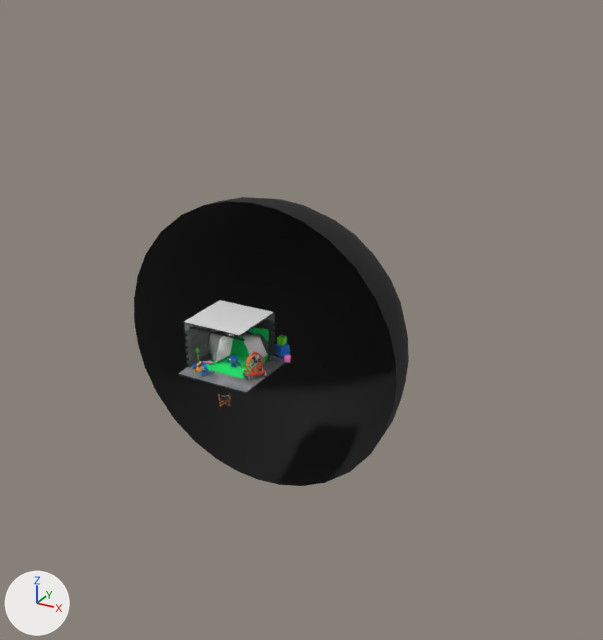
Two versions of the glTF model assets/js/releases/three_banner_4.7.glb, one commit apart.
Rendered twice from a 50 mm camera at (52.9, -78.5, 47.7) aimed at (0.1, 17.6, -0.3). Arrows for +X, +Y and +Z are at lower left; the lights stay in place. The picture after the commit comes second. Where no turn or scale is listed for an object, it has been applied to the vertices.

Objects in the first picture: 'CastShadow', 'FloorReceiveShadow', 'GreenScreenMeshReceiveShadow', 'WallReceiveShadow', 'WorldSphereMesh' and 15 more.
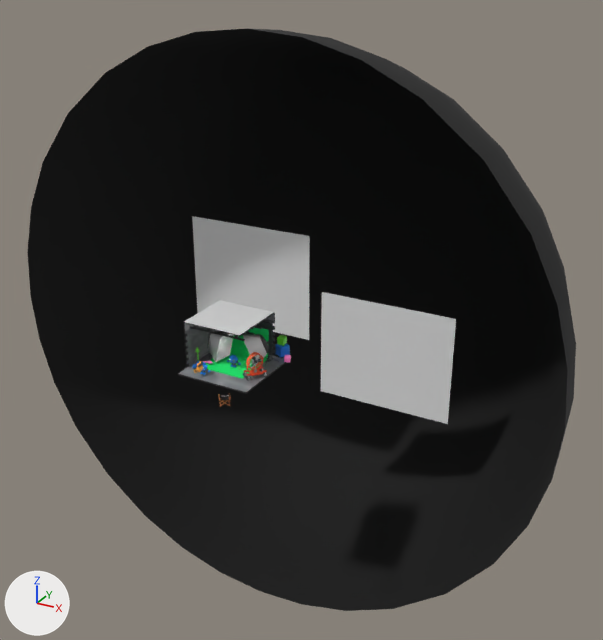
Commit message: add: background gradients

What changed in the scene script:
```text
Add me_backgroundgradientmesh2:
    me_backgroundgradientmesh2.from_pydata([(-10.0, 0.0, -8.0), (10.0, 0.0, -8.0), (-10.0, 0.0, 8.0), (10.0, 0.0, 8.0)], [], [(0, 1, 3), (0, 3, 2)])
Add me_backgroundgradientmesh1:
    me_backgroundgradientmesh1.from_pydata([(-10.0, 0.0, -8.0), (10.0, 0.0, -8.0), (-10.0, 0.0, 8.0), (10.0, 0.0, 8.0)], [], [(0, 1, 3), (0, 3, 2)])
Change ob_worldspheremesh:
    ob_worldspheremesh.scale: (20.0, 20.0, 20.0) -> (40.0, 40.0, 40.0)
Add ob_backgroundgradientmesh2:
    ob_backgroundgradientmesh2 = bpy.data.objects.new('BackgroundGradientMesh2', me_backgroundgradientmesh2)
    ob_backgroundgradientmesh2.location = (12.0, 20.0, -4.5)
Add ob_backgroundgradientmesh1:
    ob_backgroundgradientmesh1 = bpy.data.objects.new('BackgroundGradientMesh1', me_backgroundgradientmesh1)
    ob_backgroundgradientmesh1.location = (-10.0, 20.0, 3.5)
```

Location of each change, [x1, y1, x2, y2] in pixels of the pictures (603 x 640 px):
'WorldSphereMesh', rescaled (99% wider, 101% taller): before [134, 197, 409, 486]; after [27, 29, 576, 611]
'BackgroundGradientMesh2', added: after [321, 292, 456, 424]
'BackgroundGradientMesh1', added: after [192, 216, 310, 340]
